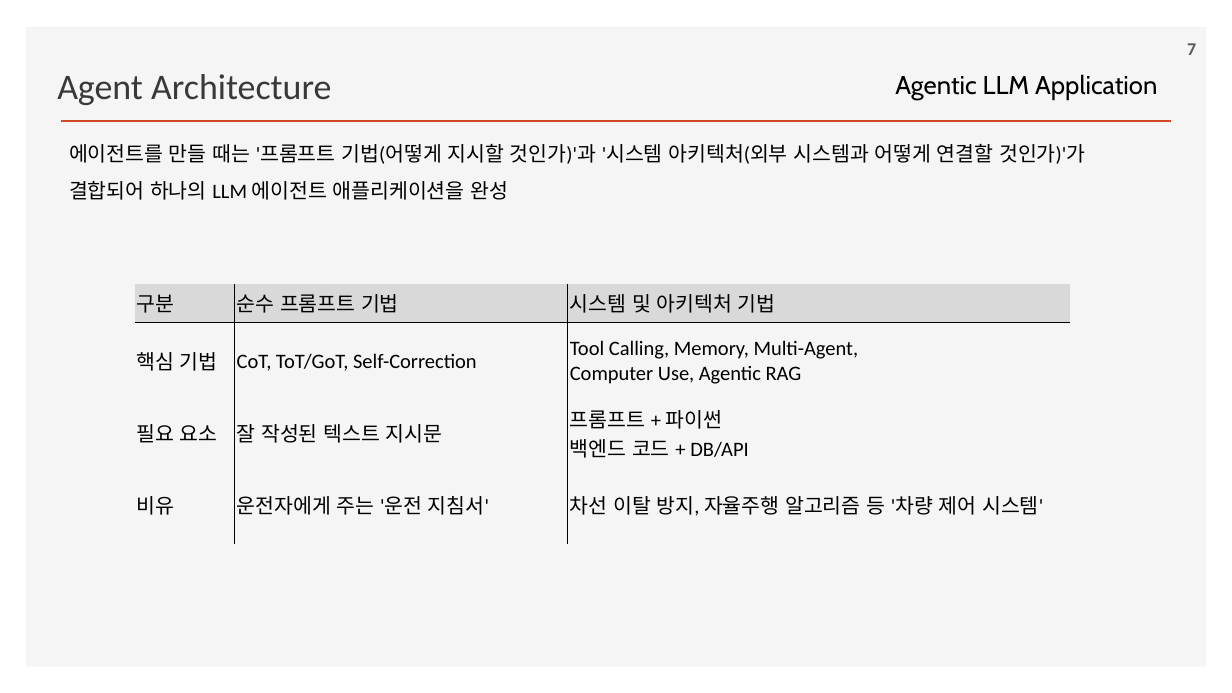
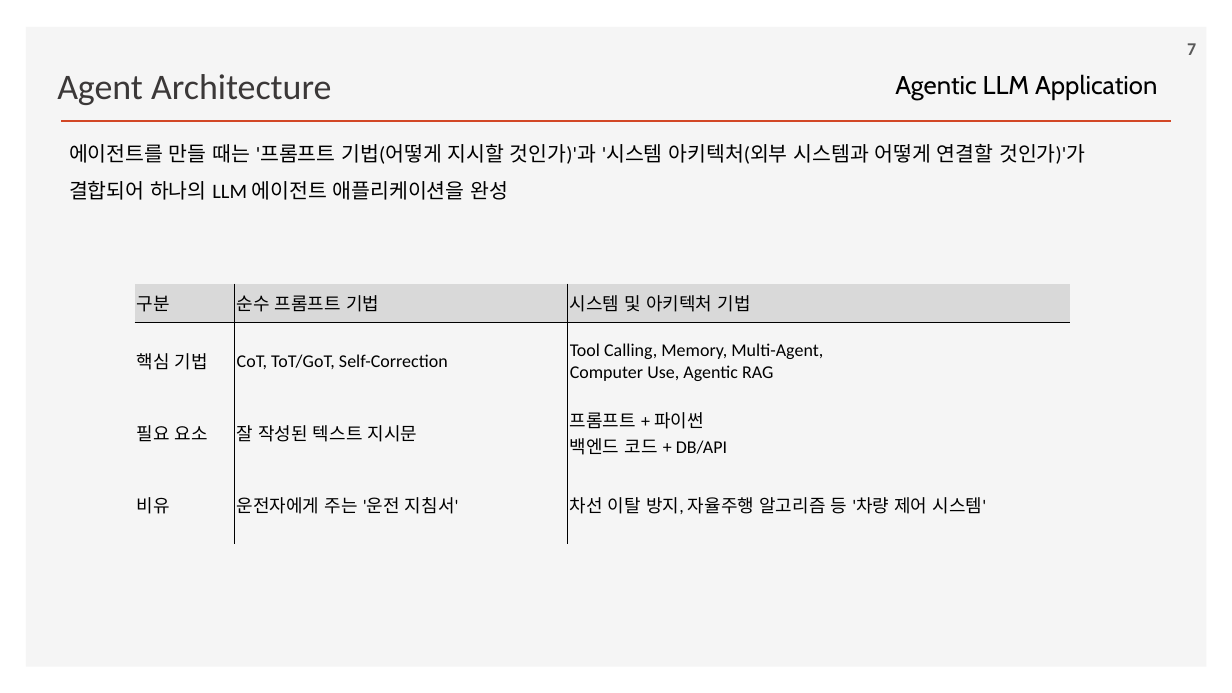
Before and after one commit to ancestor9/2026_Fall_Learning-Langchain-AI-Agent, a slide deck: slide 7 of ppts/CHAPTER 6 Agent Architecture.pptx. Drawn at 1232x693 pixels with LibreOffice and Linux fonts; fonts in the diff are those of the drawing; background and template pictures are left out. Boxes give left, top, right and bottom in pixels: in the first picture for what was removed or moved away, otherwise in the second. Text is boxed around its words. In the diff, an @@ line names an element or a change of style, - is before the commit and + after.

```diff
--- a/ppts/CHAPTER 6 Agent Architecture.pptx
+++ b/ppts/CHAPTER 6 Agent Architecture.pptx
@@ table at <box>135,284,1071,544</box> @@
@@ size 16 to 14 pt @@
```
Also in this commit, not shown: 8 other slides changed.
